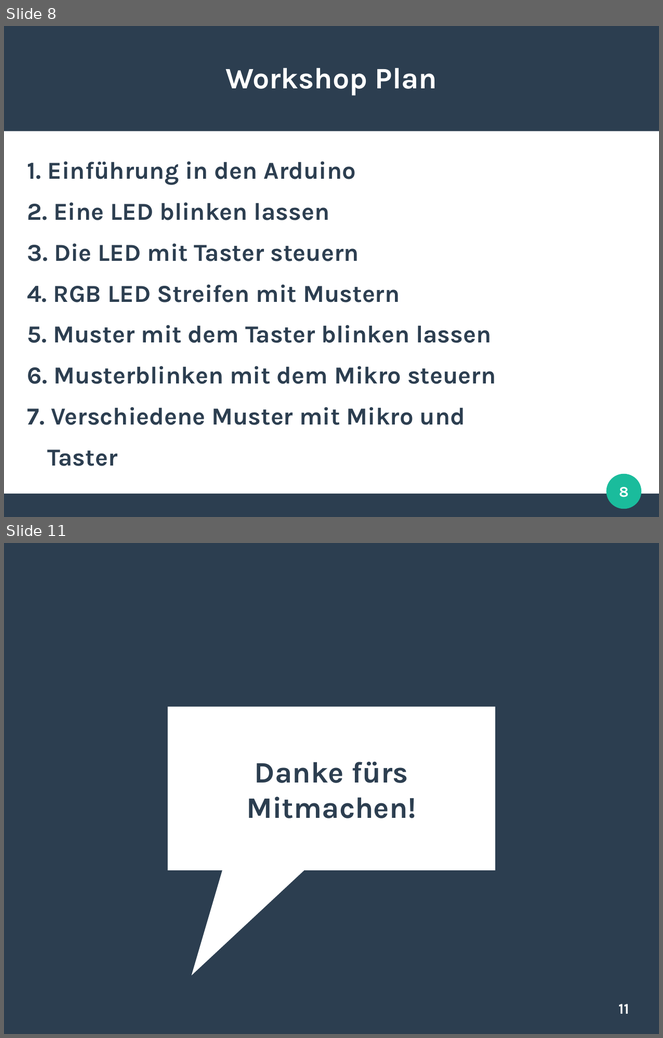
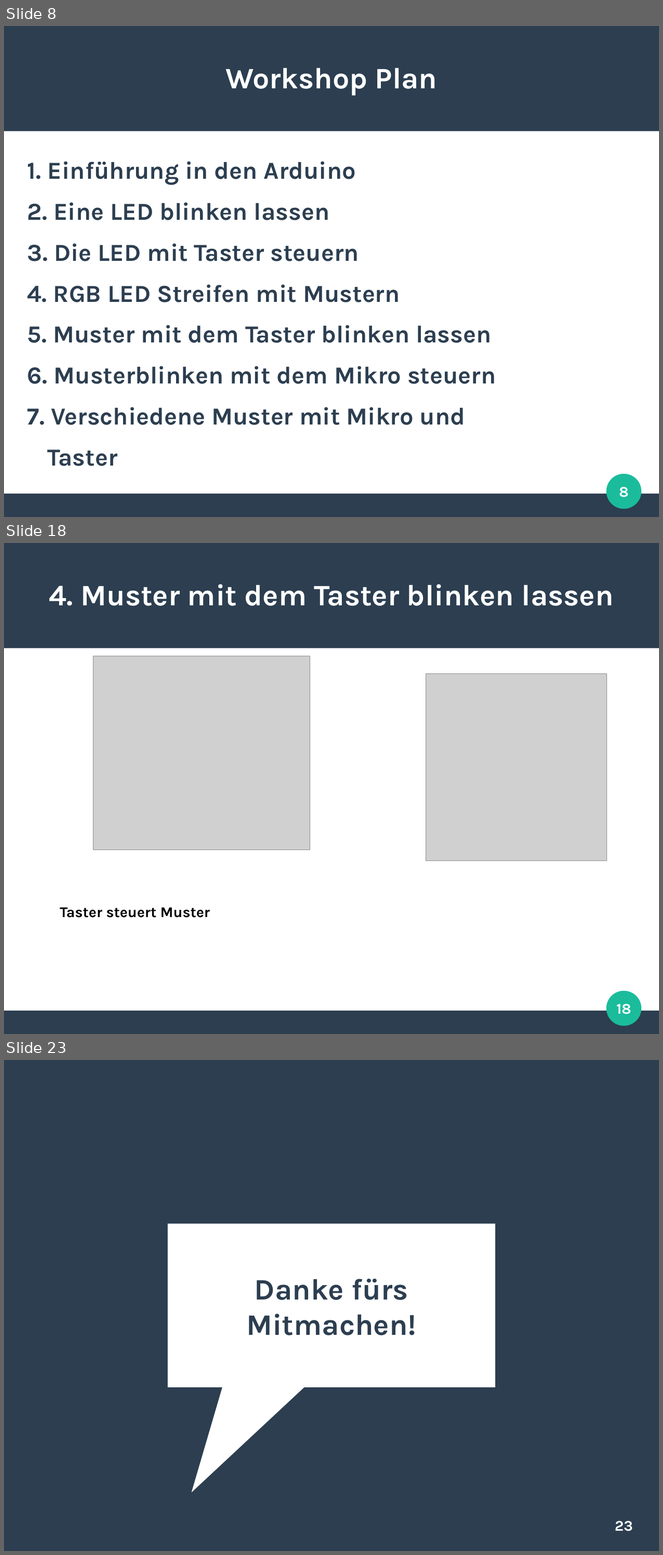
Before and after one commit to SSchwoebel/Schirm, a slide deck: Workshop/workshop.odp. Shown one above the other, each under a label of ours: slides 8 and 11 before the commit, slides 8, 18 and 23 after it; the slides between them are not shown. The pictures are 663x1038 and 663x1555 pixels, drawn with LibreOffice and Linux fonts; fonts in the diff are those of the drawing; grey boxes stand for pictures. Boxes give left, top, right and bottom in pixels: in the first picture for what was removed or moved away, otherwise in the second. Text is boxed around its words. In the diff, an @@ line names an element or a change of style, - is before the commit and + after.

```diff
--- a/Workshop/workshop.odp
+++ b/Workshop/workshop.odp
@@ slide 18 added at (x1=4, y1=543, x2=659, y2=1034), background #FFFFFF; not listed: 3 template elements that a slide beside it also shows @@
@@ title added at (x1=49, y1=584, x2=614, y2=606), 36 pt, text #FFFFFF, bold @@
+4. Muster mit dem Taster blinken lassen
@@ picture added at (x1=93, y1=656, x2=310, y2=850) @@
@@ picture added at (x1=426, y1=674, x2=608, y2=861) @@
@@ text added at (x1=60, y1=908, x2=210, y2=918), 18 pt, text #000000, bold @@
+Taster steuert Muster
@@ page number added at (x1=617, y1=1004, x2=632, y2=1015), 18 pt, text #FFFFFF, bold @@
+18
@@ what was slide 11 is now slide 23 @@
@@ page number at (x1=615, y1=1521, x2=633, y2=1532): text changed @@
-11
+23
```
Also in this commit, not shown: 13 other slides added, 2 slides removed, 11 other files.
